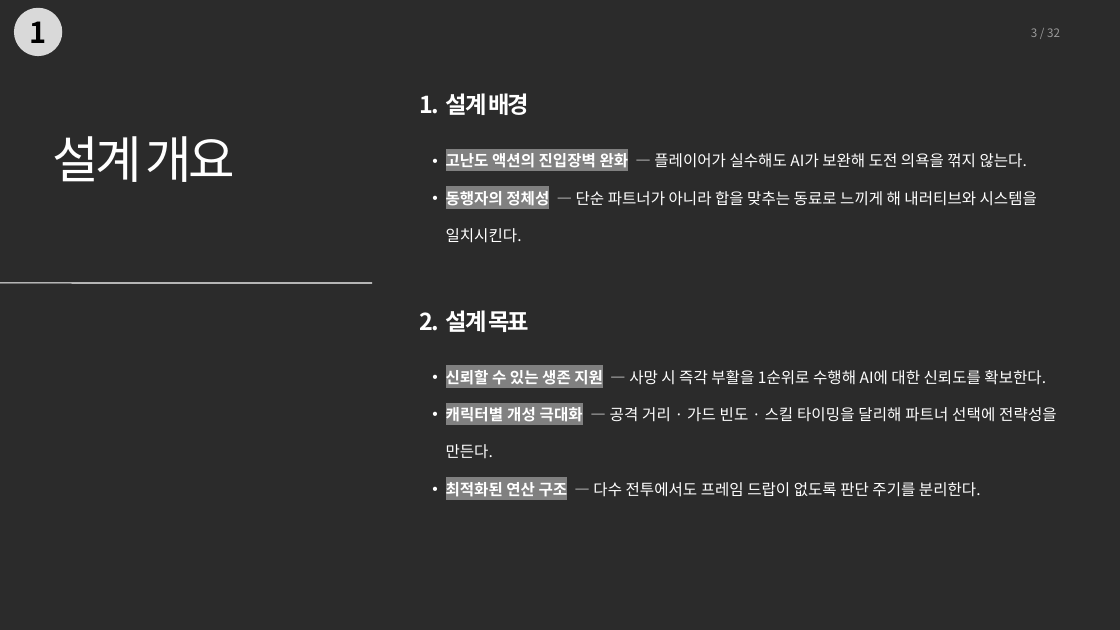
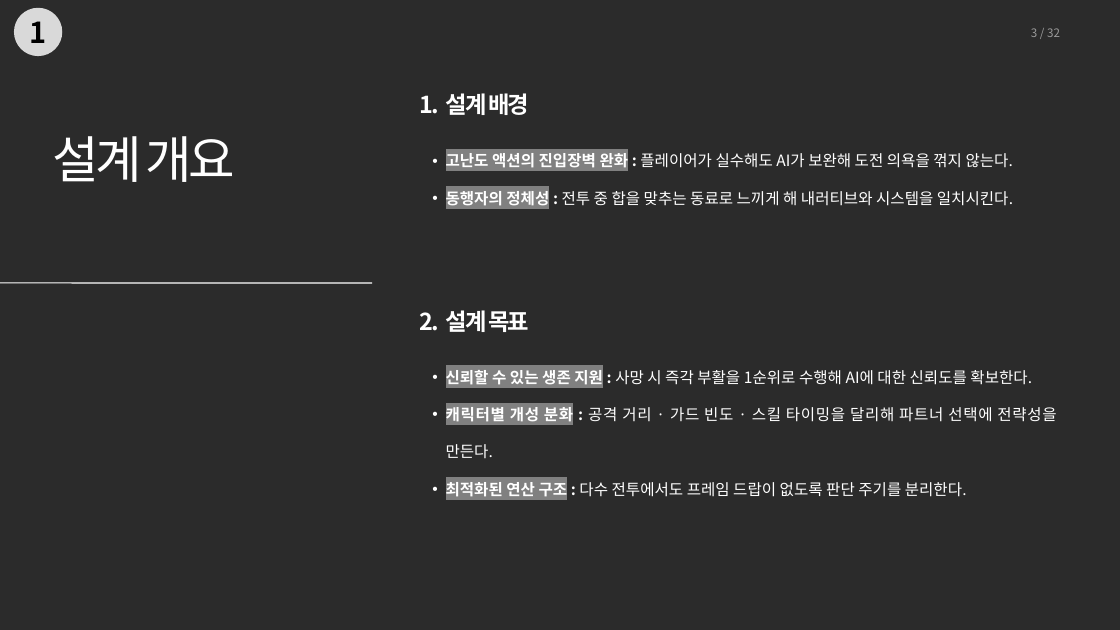
Before and after one commit to 0518tune/portfolio, a slide deck: slide 3 of files/수정본/동행자_BT설계.pptx. Drawn at 1120x630 pixels with LibreOffice and Linux fonts; fonts in the diff are those of the drawing; background and template pictures are left out; a plain dark background stands for a picture behind light text. Boxes give left, top, right and bottom in pixels: in the first picture for what was removed or moved away, otherwise in the second. Text is boxed around its words. In the diff, an @@ line names an element or a change of style, - is before the commit and + after.

```diff
--- a/files/수정본/동행자_BT설계.pptx
+++ b/files/수정본/동행자_BT설계.pptx
@@ text at [446, 151, 1013, 206]: text changed @@
-  • 고난도 액션의 진입장벽 완화 — 플레이어가 실수해도 AI가 보완해 도전 의욕을 꺾지 않는다.
-  • 동행자의 정체성 — 단순 파트너가 아니라 합을 맞추는 동료로 느끼게 해 내러티브와 시스템을 일치시킨다.
+  • 고난도 액션의 진입장벽 완화 : 플레이어가 실수해도 AI가 보완해 도전 의욕을 꺾지 않는다.
+  • 동행자의 정체성 : 전투 중 합을 맞추는 동료로 느끼게 해 내러티브와 시스템을 일치시킨다.
@@ text at [446, 370, 1056, 500]: text changed @@
-  • 신뢰할 수 있는 생존 지원 — 사망 시 즉각 부활을 1순위로 수행해 AI에 대한 신뢰도를 확보한다.
-  • 캐릭터별 개성 극대화 — 공격 거리 · 가드 빈도 · 스킬 타이밍을 달리해 파트너 선택에 전략성을 만든다.
-  • 최적화된 연산 구조 — 다수 전투에서도 프레임 드랍이 없도록 판단 주기를 분리한다.
+  • 신뢰할 수 있는 생존 지원 : 사망 시 즉각 부활을 1순위로 수행해 AI에 대한 신뢰도를 확보한다.
+  • 캐릭터별 개성 분화 : 공격 거리 · 가드 빈도 · 스킬 타이밍을 달리해 파트너 선택에 전략성을 만든다.
+  • 최적화된 연산 구조 : 다수 전투에서도 프레임 드랍이 없도록 판단 주기를 분리한다.
```
Also in this commit, not shown: 2 other slides changed, 5 other files.
